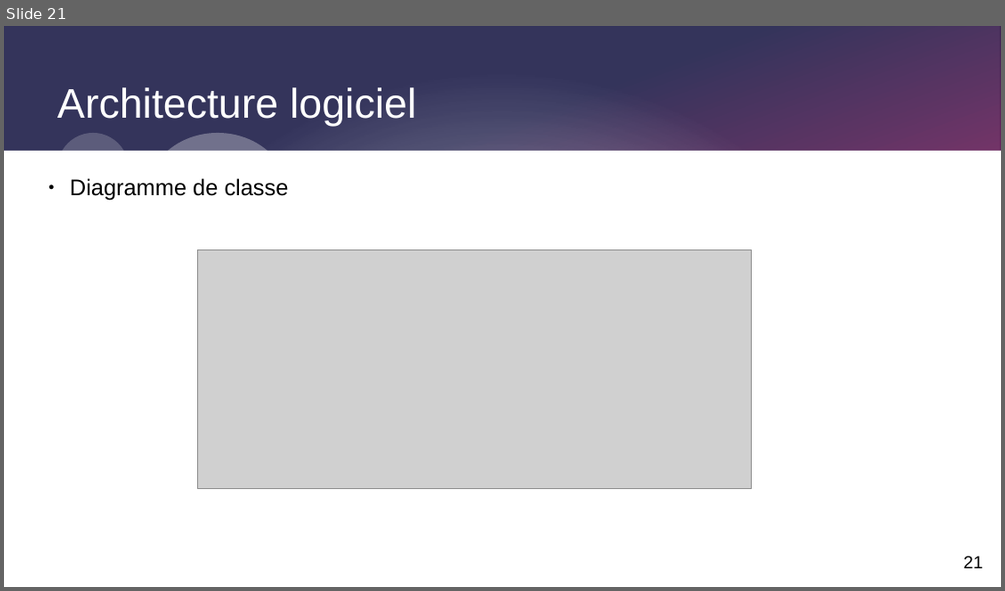
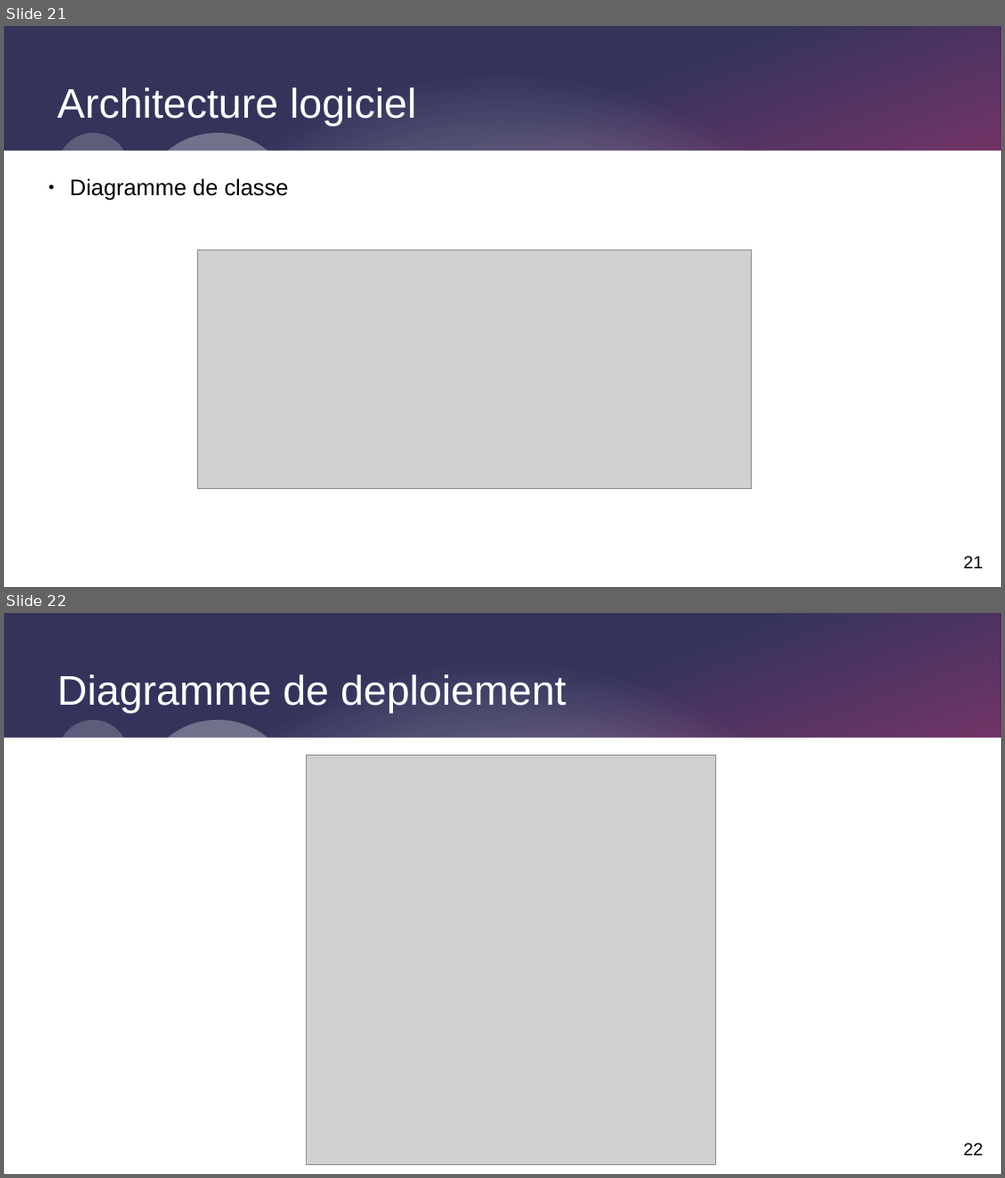
Before and after one commit to Corentinh2/PROJET_GESTIONNAIRE_DE_CHARGE, a slide deck: Diapo_revue1_projet.odp. Shown one above the other, each under a label of ours: slide 21 before the commit, slides 21 and 22 after it. The pictures are 1005x591 and 1005x1178 pixels, drawn with LibreOffice and Linux fonts; fonts in the diff are those of the drawing; grey boxes stand for pictures. Boxes give left, top, right and bottom in pixels: in the first picture for what was removed or moved away, otherwise in the second. Text is boxed around its words. In the diff, an @@ line names an element or a change of style, - is before the commit and + after.

```diff
--- a/Diapo_revue1_projet.odp
+++ b/Diapo_revue1_projet.odp
@@ slide 22 added at (4,613,1001,1174), background #FFFFFF; not listed: 5 template elements that a slide beside it also shows @@
@@ title added at (57,674,566,713), 33 pt, text #FFFFFF @@
+Diagramme de deploiement
@@ picture added at (306,755,716,1165) @@
@@ page number added at (963,1143,983,1155), 14 pt, text #000000 @@
+22
```
Also in this commit, not shown: 7 slides changed, 2 other slides added, 1 slide removed, 5 other files.
